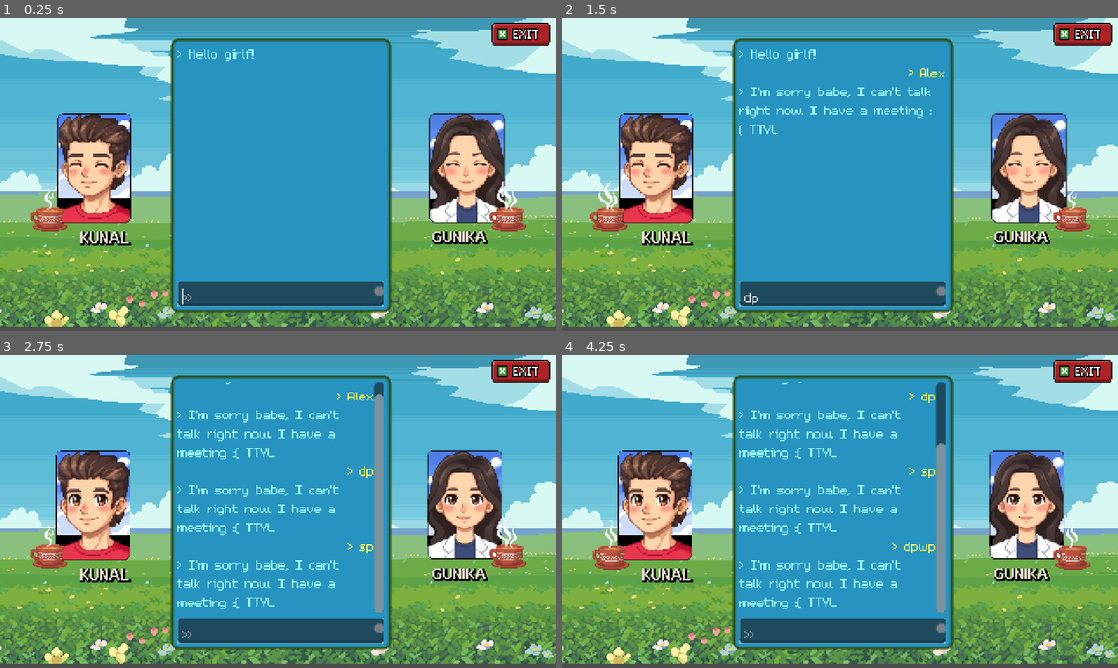
Above: before the commit, frames 1-4 (two rows, left to right).
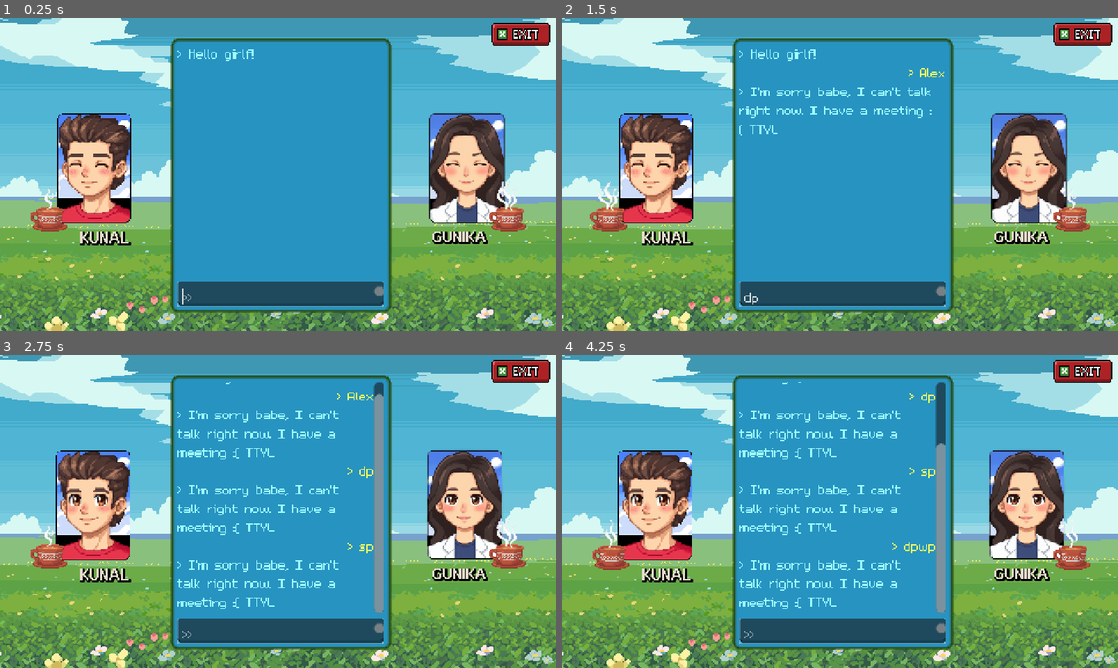
Above: after the commit, the same moments.

Repository: KunalKatariya/The-Dentist-Life
Game: Godot game, scene res://Scenes/AIChat/AIChat.tscn
Same seed, same stepped clock (60 frames per second), same inputs: the game is played once before the commit and once after it. This scene is started directly instead of the project's main scene. Sound files missing from this copy of the repository are replaced by a short silence.
Inputs (mouse positions are in pixels of both pictures, inside the frame that each line leads up to):
- Up to frame 1 (0.25 s): no input
- Up to frame 2 (1.5 s): click (840, 293) at 0.52 s; type "Alex" at 0.6 s; tap Enter (ui_accept) at 1.25 s; move the mouse to (962, 158) at 1.27 s; hold D (right) from 1.28 s (still down); hold P (test) from 1.28 s (still down); click (962, 158) at 1.42 s
- Up to frame 3 (2.75 s): tap Enter (ui_accept) at 1.52, 2.27 s; move the mouse to (166, 527) at 2.02 s; release D (right) at 2.03 s; release P (test) at 2.03 s; hold S (down) from 2.03 s (still down); tap P (test) at 2.1 s
- Up to frame 4 (4.25 s): move the mouse to (895, 442) at 2.77 s; release S (down) at 2.78 s; hold D (right) 2.78-3.53 s; hold P (test) 2.78-3.53 s; move the mouse to (812, 574) at 3.52 s; hold W (up) from 3.53 s (still down); tap P (test) at 3.6 s; click (812, 574) at 3.67 s; tap Enter (ui_accept) at 3.77 s

The runs differ from the first frame. In frame 1, 16% of the frame differs, in the area x 0-100%, y 0-100%; in frame 2, 16%; in frame 3, 16%; in frame 4, 16%.

Commit message:
feature: Clinic scene

Diff:
--- a/Scenes/AIChat/AIChat.tscn
+++ b/Scenes/AIChat/AIChat.tscn
@@ -140,7 +140,7 @@
 
 [node name="Sprite2D" type="Sprite2D" parent="."]
 z_index = -2
-position = Vector2(81.05, 89.71)
+position = Vector2(81.05, 94.01)
 scale = Vector2(0.087, 0.183403)
 texture = ExtResource("4_ojkyh")
 
--- /dev/null
+++ b/Scenes/Clinic/Clinic.tscn
@@ -0,0 +1,142 @@
+[gd_scene load_steps=7 format=3 uid="uid://cpik4eq43fhu"]
+
+[ext_resource type="Texture2D" uid="uid://cubr5s11kot8m" path="res://Scenes/Clinic/Sprites/Geminiclinic.png" id="1_nl862"]
+[ext_resource type="PackedScene" uid="uid://l162wshmnvw" path="res://Player/player.tscn" id="2_dw3mk"]
+[ext_resource type="Texture2D" uid="uid://breg02auqr3lv" path="res://Scenes/Surprise/Sprites/Gemini_Generated_Image_fi8n4vfi8n4vfi8n-Photoroom.png" id="3_nl862"]
+[ext_resource type="Texture2D" uid="uid://c4u8pmvb4rka0" path="res://Tile Maps/Sprites/Tileset-Sheet.png" id="4_nl862"]
+
+[sub_resource type="TileSetAtlasSource" id="TileSetAtlasSource_s52m0"]
+texture = ExtResource("4_nl862")
+4:0/0 = 0
+5:0/0 = 0
+6:0/0 = 0
+7:0/0 = 0
+8:0/0 = 0
+9:0/0 = 0
+10:0/0 = 0
+11:0/0 = 0
+12:0/0 = 0
+13:0/0 = 0
+14:0/0 = 0
+15:0/0 = 0
+1:1/0 = 0
+2:1/0 = 0
+3:1/0 = 0
+4:1/0 = 0
+5:1/0 = 0
+6:1/0 = 0
+7:1/0 = 0
+8:1/0 = 0
+9:1/0 = 0
+10:1/0 = 0
+11:1/0 = 0
+12:1/0 = 0
+13:1/0 = 0
+14:1/0 = 0
+15:1/0 = 0
+1:2/0 = 0
+2:2/0 = 0
+3:2/0 = 0
+4:2/0 = 0
+5:2/0 = 0
+6:2/0 = 0
+7:2/0 = 0
+8:2/0 = 0
+9:2/0 = 0
+10:2/0 = 0
+11:2/0 = 0
+12:2/0 = 0
+13:2/0 = 0
+14:2/0 = 0
+15:2/0 = 0
+2:3/0 = 0
+3:3/0 = 0
+4:3/0 = 0
+5:3/0 = 0
+6:3/0 = 0
+7:3/0 = 0
+8:3/0 = 0
+9:3/0 = 0
+10:3/0 = 0
+11:3/0 = 0
+12:3/0 = 0
+13:3/0 = 0
+14:3/0 = 0
+15:3/0 = 0
+1:4/0 = 0
+2:4/0 = 0
+3:4/0 = 0
+4:4/0 = 0
+5:4/0 = 0
+6:4/0 = 0
+7:4/0 = 0
+8:4/0 = 0
+9:4/0 = 0
+10:4/0 = 0
+11:4/0 = 0
+12:4/0 = 0
+13:4/0 = 0
+14:4/0 = 0
+2:5/0 = 0
+3:5/0 = 0
+4:5/0 = 0
+5:5/0 = 0
+6:5/0 = 0
+7:5/0 = 0
+8:5/0 = 0
+9:5/0 = 0
+10:5/0 = 0
+11:5/0 = 0
+12:5/0 = 0
+13:5/0 = 0
+2:6/0 = 0
+3:6/0 = 0
+4:6/0 = 0
+5:6/0 = 0
+6:6/0 = 0
+7:6/0 = 0
+8:6/0 = 0
+9:6/0 = 0
+10:6/0 = 0
+11:6/0 = 0
+12:6/0 = 0
+13:6/0 = 0
+2:7/0 = 0
+3:7/0 = 0
+4:7/0 = 0
+5:7/0 = 0
+6:7/0 = 0
+7:7/0 = 0
+8:7/0 = 0
+9:7/0 = 0
+10:7/0 = 0
+11:7/0 = 0
+12:7/0 = 0
+13:7/0 = 0
+
+[sub_resource type="TileSet" id="TileSet_bal0l"]
+sources/0 = SubResource("TileSetAtlasSource_s52m0")
+
+[node name="Clinic" type="Node2D"]
+
+[node name="Sprite2D" type="Sprite2D" parent="."]
+z_index = -2
+position = Vector2(238.6, 133.23)
+scale = Vector2(0.36, 0.36)
+texture = ExtResource("1_nl862")
+
+[node name="Player" parent="." instance=ExtResource("2_dw3mk")]
+process_mode = 3
+position = Vector2(238, 247)
+
+[node name="PointLight2D2" type="PointLight2D" parent="Player"]
+visible = false
+position = Vector2(-1, 3)
+scale = Vector2(-0.04, -0.04)
+color = Color(1, 1, 1, 0.495)
+energy = 0.2
+texture = ExtResource("3_nl862")
+
+[node name="TileMapLayer" type="TileMapLayer" parent="."]
+scale = Vector2(1.26337, 1.22332)
+tile_set = SubResource("TileSet_bal0l")
Binary file added: Scenes/Clinic/Sprites/Gemini_Generated_Image_tpcp5itpcp5itpcp.png
Not shown, added: Scenes/Clinic/Sprites/Gemini_Generated_Image_tpcp5itpcp5itpcp.png.import
Binary file added: Scenes/Clinic/Sprites/Gemini_Generated_Image_tv6pgvtv6pgvtv6p.png
Not shown, added: Scenes/Clinic/Sprites/Gemini_Generated_Image_tv6pgvtv6pgvtv6p.png.import
Binary file added: Scenes/Clinic/Sprites/Geminiclinic.png
Not shown, added: Scenes/Clinic/Sprites/Geminiclinic.png.import
Not shown, added: Scenes/Clinic/.DS_Store
Not shown, changed: Tile Maps/.DS_Store
